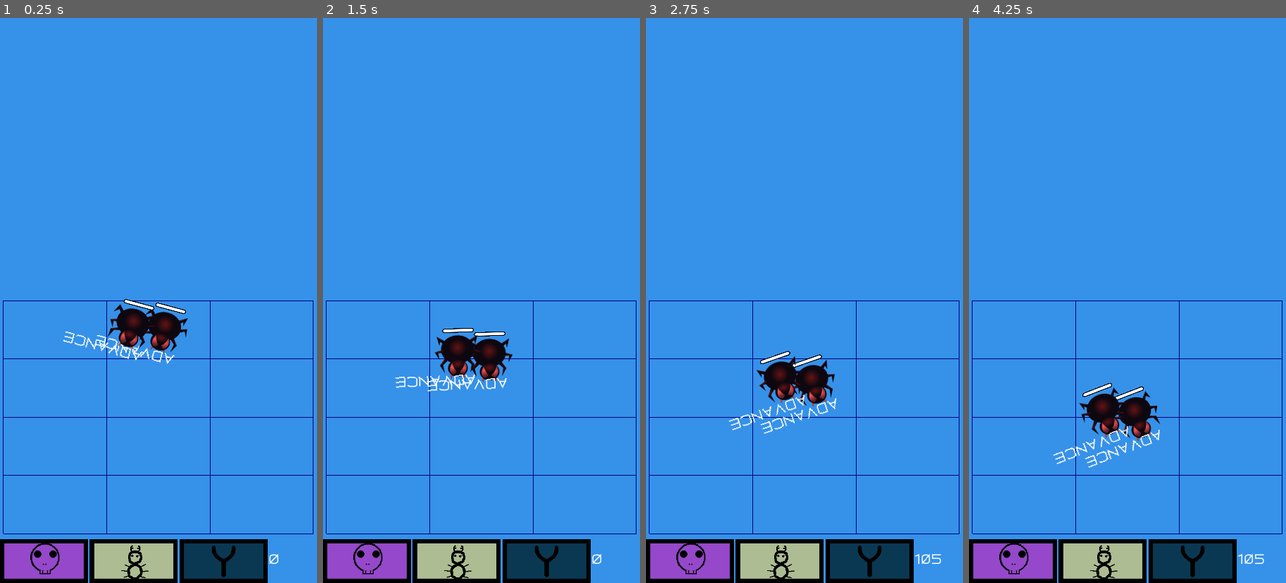
Above: before the commit, frames 1-4 (left to right).
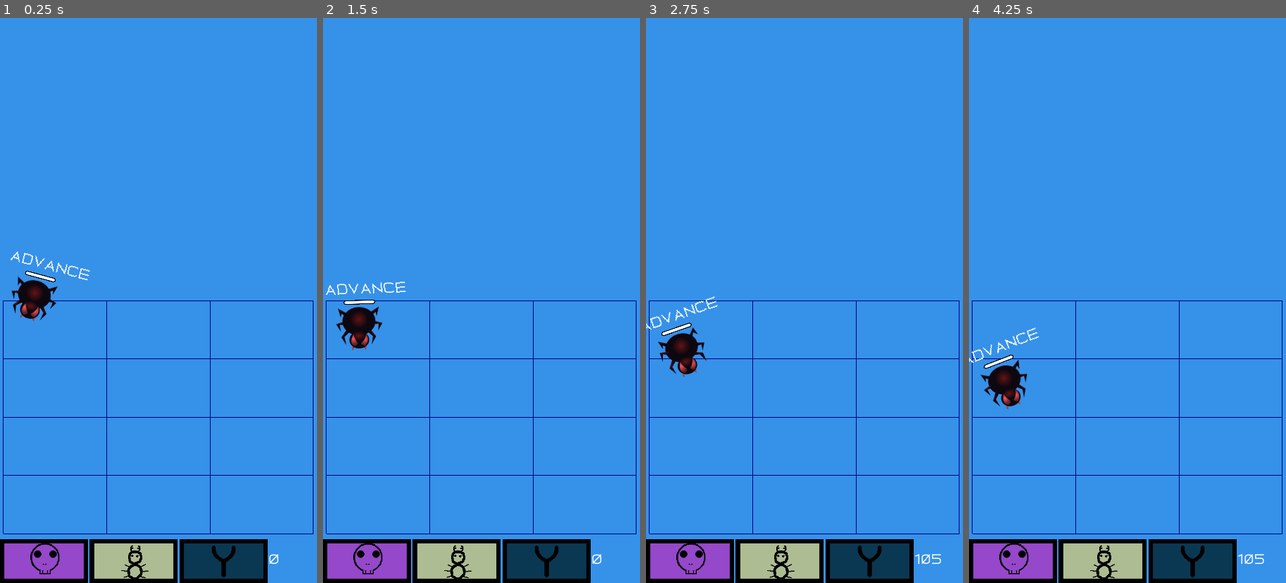
Above: after the commit, the same moments.

Repository: algch/Pest-Control
Game: Godot game, scene res://game_modes/Waves.tscn
The game is run twice, just before and just after one commit, with the same random seed, the same clock (stepped at 60 frames per second) and the same inputs.
Inputs (mouse positions are in pixels of both pictures, inside the frame that each line leads up to):
- Up to frame 1 (0.25 s): no input
- Up to frame 2 (1.5 s): click (548, 560) at 0.52 s; click (548, 560) at 1.27 s
- Up to frame 3 (2.75 s): click (690, 560) at 2 s
- Up to frame 4 (4.25 s): click (1102, 560) at 2.75 s; click (1013, 560) at 3.5 s

The runs differ from the first frame. In frame 1, 2.6% of the frame differs, in the area x 3-60%, y 41-62%; in frame 2, 2.7%, in the area x 0-60%, y 46-67%; in frame 3, 2.7%; in frame 4, 2.7%.

Commit message:
removed all old slingshot stuff

Diff:
--- a/draggable_items/ItemHandler.gd
+++ b/draggable_items/ItemHandler.gd
@@ -3,7 +3,7 @@
 
 signal money_changed(value)
 
-var slingshot_class = preload("res://draggable_items/slingshot/Slingshot.tscn")
+var frog_class = preload("res://draggable_items/frog/Frog.tscn")
 var poison_class = preload("res://draggable_items/poison/Poison.tscn")
 var ant_class = preload("res://draggable_items/ant/Ant.tscn")
 
@@ -56,11 +56,11 @@
 
 func instance_item_by_name(item_name):
 	match item_name:
-		"slingshot":
-			var slingshot = slingshot_class.instance()
-			slingshot.connect("shoot", self, "on_Slingshot_shoot")
-			slingshot.connect("destroyed", self, "_on_item_destroyed")
-			return slingshot
+		"frog":
+			var frog = frog_class.instance()
+			frog.connect("shoot", self, "on_Frog_shoot")
+			frog.connect("destroyed", self, "_on_item_destroyed")
+			return frog
 		"poison":
 			var poison = poison_class.instance()
 			poison.connect("destroyed", self, "_on_item_destroyed")
@@ -119,7 +119,7 @@
 	found_cell.is_free = false
 	$Items.add_child(item)
 
-func on_Slingshot_shoot(projectile):
+func on_Frog_shoot(projectile):
 	projectile.connect("exploded", self, "_on_Projectile_exploded")
 	$Projectiles.add_child(projectile)
 
--- a/draggable_items/slingshot/Explosion.tscn
+++ b/draggable_items/frog/Explosion.tscn
@@ -1,14 +1,14 @@
 [gd_scene load_steps=3 format=2]
 
-[ext_resource path="res://draggable_items/slingshot/Explosion.gd" type="Script" id=1]
-[ext_resource path="res://draggable_items/slingshot/materials/fire.tres" type="Material" id=2]
+[ext_resource path="res://draggable_items/frog/materials/fire.tres" type="Material" id=1]
+[ext_resource path="res://draggable_items/frog/Explosion.gd" type="Script" id=2]
 
 [node name="Explosion" type="Particles2D"]
 amount = 100
 lifetime = 0.5
 explosiveness = 0.85
-process_material = ExtResource( 2 )
-script = ExtResource( 1 )
+process_material = ExtResource( 1 )
+script = ExtResource( 2 )
 
 [node name="Timer" type="Timer" parent="."]
 wait_time = 0.5
--- a/draggable_items/slingshot/Slingshot.gd
+++ b/draggable_items/frog/Frog.gd
@@ -15,7 +15,7 @@
 var shoot_range = 220.0
 var action_thereshold = 10.0
 
-class_name Slingshot
+class_name Frog
 
 enum STATE {
 	IDLE,
--- a/draggable_items/slingshot/Slingshot.tscn
+++ b/draggable_items/frog/Frog.tscn
@@ -1,28 +1,28 @@
 [gd_scene load_steps=7 format=2]
 
-[ext_resource path="res://draggable_items/slingshot/Slingshot.gd" type="Script" id=1]
-[ext_resource path="res://draggable_items/sprites/health_bar_progress.png" type="Texture" id=3]
-[ext_resource path="res://draggable_items/sprites/health_bar_under.png" type="Texture" id=4]
-[ext_resource path="res://draggable_items/slingshot/sprites/slingshot.png" type="Texture" id=5]
+[ext_resource path="res://draggable_items/sprites/health_bar_progress.png" type="Texture" id=1]
+[ext_resource path="res://draggable_items/sprites/health_bar_under.png" type="Texture" id=2]
+[ext_resource path="res://draggable_items/frog/Frog.gd" type="Script" id=3]
+[ext_resource path="res://draggable_items/frog/sprites/frog.png" type="Texture" id=4]
 
 [sub_resource type="CircleShape2D" id=1]
-radius = 36.0
+radius = 54.0
 
-[sub_resource type="CircleShape2D" id=3]
-radius = 36.0
+[sub_resource type="CircleShape2D" id=2]
+radius = 54.0
 
-[node name="Slingshot" type="StaticBody2D" groups=[
-"slingshots",
-]]
+[node name="Frog" type="StaticBody2D"]
 input_pickable = true
 collision_mask = 2
-script = ExtResource( 1 )
+script = ExtResource( 3 )
+
+[node name="Sprite" type="Sprite" parent="."]
+position = Vector2( 16, -8 )
+rotation = 0.0770574
+texture = ExtResource( 4 )
 
 [node name="CollisionShape2D" type="CollisionShape2D" parent="."]
 shape = SubResource( 1 )
-
-[node name="Sprite" type="Sprite" parent="."]
-texture = ExtResource( 5 )
 
 [node name="HealthBar" type="TextureProgress" parent="."]
 margin_left = -32.0
@@ -51,8 +51,8 @@
 [node name="Tween" type="Tween" parent="."]
 
 [node name="SelectorButton" type="TouchScreenButton" parent="."]
-position = Vector2( -36, -36 )
-shape = SubResource( 3 )
+position = Vector2( -54, -54 )
+shape = SubResource( 2 )
 
 [node name="CooldownTimer" type="Timer" parent="."]
 wait_time = 3.0
--- a/draggable_items/slingshot/Projectile.gd
+++ b/draggable_items/frog/Projectile.gd
@@ -1,7 +1,7 @@
 extends KinematicBody2D
 
 
-var explosion_class = preload("res://draggable_items/slingshot/Explosion.tscn")
+var explosion_class = preload("res://draggable_items/frog/Explosion.tscn")
 
 var direction = Vector2.UP
 var speed = 1500.0
--- a/draggable_items/slingshot/Projectile.tscn
+++ b/draggable_items/frog/Projectile.tscn
@@ -1,7 +1,7 @@
 [gd_scene load_steps=4 format=2]
 
-[ext_resource path="res://draggable_items/slingshot/sprites/projectile.png" type="Texture" id=1]
-[ext_resource path="res://draggable_items/slingshot/Projectile.gd" type="Script" id=2]
+[ext_resource path="res://draggable_items/frog/sprites/projectile.png" type="Texture" id=1]
+[ext_resource path="res://draggable_items/frog/Projectile.gd" type="Script" id=2]
 
 [sub_resource type="CircleShape2D" id=1]
 
--- a/enemies/spider/Spider.tscn
+++ b/enemies/spider/Spider.tscn
@@ -82,7 +82,7 @@
 rotation = -1.5708
 frames = SubResource( 1 )
 animation = "walk"
-frame = 3
+frame = 10
 playing = true
 
 [node name="CollisionShape2D" type="CollisionShape2D" parent="."]
@@ -100,21 +100,14 @@
 "_edit_use_anchors_": false
 }
 
-[node name="ObjectiveChecker" type="RayCast2D" parent="."]
-position = Vector2( 32, 0 )
-enabled = true
-cast_to = Vector2( 70, 0 )
-
-[node name="ObjectiveCheckTimer" type="Timer" parent="."]
-wait_time = 0.5
-autostart = true
-
 [node name="AttackTimer" type="Timer" parent="."]
 
 [node name="DetectionArea" type="Area2D" parent="."]
+position = Vector2( 56, 0 )
 
 [node name="CollisionPolygon2D" type="CollisionPolygon2D" parent="DetectionArea"]
-polygon = PoolVector2Array( 0, 0, 0, -40, 64, -48, 88, -32, 96, 0, 88, 32, 64, 48, 0, 40 )
+position = Vector2( -24, 0 )
+polygon = PoolVector2Array( 24, -32, 64, -56, 104, -32, 112, 0, 104, 32, 64, 56, 24, 32 )
 
 [node name="AttackArea" type="Area2D" parent="."]
 position = Vector2( 72, 0 )
@@ -123,16 +116,15 @@
 shape = SubResource( 5 )
 
 [node name="Label" type="Label" parent="."]
-margin_left = 88.0
-margin_top = -40.0
-margin_right = 219.0
-margin_bottom = -10.0
-rect_rotation = 90.0
+margin_left = -80.0
+margin_top = 72.0
+margin_right = 111.0
+margin_bottom = 102.0
+rect_rotation = -90.0
 custom_fonts/font = SubResource( 4 )
 text = "ADVANCE"
 __meta__ = {
 "_edit_use_anchors_": false
 }
-[connection signal="timeout" from="ObjectiveCheckTimer" to="." method="_on_ObjectiveCheckTimer_timeout"]
 [connection signal="timeout" from="AttackTimer" to="." method="_on_AttackTimer_timeout"]
 [connection signal="body_entered" from="DetectionArea" to="." method="_on_DetectionArea_body_entered"]
--- a/entities/WalkingCharacter.gd
+++ b/entities/WalkingCharacter.gd
@@ -108,7 +108,8 @@
 		return
 
 	var dir_angle = self.direction.angle()
-	if dir_angle <= dir_to_objective.angle() - deg2rad(10):
+	var dir_to_objective_angle = dir_to_objective.angle()
+	if dir_angle <= dir_to_objective_angle:
 		self.direction = self.direction.rotated(abs(rotation_delta))
 	else:
 		self.direction = self.direction.rotated(-abs(rotation_delta))
--- a/game_modes/Waves.tscn
+++ b/game_modes/Waves.tscn
@@ -26,11 +26,8 @@
 
 [node name="Gui" parent="." instance=ExtResource( 1 )]
 
-[node name="Spider" parent="." instance=ExtResource( 5 )]
-position = Vector2( 376, 680 )
-
 [node name="Spider2" parent="." instance=ExtResource( 5 )]
-position = Vector2( 304, 672 )
+position = Vector2( 80, 608 )
 
 [node name="Sprite" type="Sprite" parent="."]
 
--- a/gui/Gui.tscn
+++ b/gui/Gui.tscn
@@ -1,6 +1,6 @@
 [gd_scene load_steps=8 format=2]
 
-[ext_resource path="res://gui/sprites/slingshot_button.png" type="Texture" id=1]
+[ext_resource path="res://gui/sprites/frog_button.png" type="Texture" id=1]
 [ext_resource path="res://gui/GuiController.gd" type="Script" id=2]
 [ext_resource path="res://gui/sprites/ant.png" type="Texture" id=3]
 [ext_resource path="res://gui/sprites/poison_button.png" type="Texture" id=4]
@@ -43,7 +43,7 @@
 margin_bottom = 100.0
 texture_normal = ExtResource( 3 )
 
-[node name="SlingshotButton" type="TextureButton" parent="GuiController/HBoxContainer"]
+[node name="FrogButton" type="TextureButton" parent="GuiController/HBoxContainer"]
 margin_left = 408.0
 margin_right = 608.0
 margin_bottom = 100.0
@@ -60,5 +60,5 @@
 [connection signal="button_up" from="GuiController/HBoxContainer/PoisonButton" to="GuiController" method="_clear_state"]
 [connection signal="button_down" from="GuiController/HBoxContainer/AntButton" to="GuiController" method="_on_AntButton_button_down"]
 [connection signal="button_up" from="GuiController/HBoxContainer/AntButton" to="GuiController" method="_clear_state"]
-[connection signal="button_down" from="GuiController/HBoxContainer/SlingshotButton" to="GuiController" method="_on_SlingshotButton_button_down"]
-[connection signal="button_up" from="GuiController/HBoxContainer/SlingshotButton" to="GuiController" method="_clear_state"]
+[connection signal="button_down" from="GuiController/HBoxContainer/FrogButton" to="GuiController" method="_on_FrogButton_button_down"]
+[connection signal="button_up" from="GuiController/HBoxContainer/FrogButton" to="GuiController" method="_clear_state"]
--- a/gui/GuiController.gd
+++ b/gui/GuiController.gd
@@ -2,7 +2,7 @@
 
 
 var poison_sprite = load("res://draggable_items/poison/sprites/poison.png")
-var slingshot_sprite = load("res://draggable_items/slingshot/sprites/slingshot.png")
+var frog_sprite = load("res://draggable_items/frog/sprites/frog.png")
 var ant_sprite = load("res://draggable_items/ant/sprites/ant.png")
 
 var is_dragging = false
@@ -19,10 +19,10 @@
 	drag_item_name = "poison"
 	Gui.item_dragging_started(poison_sprite, 30)
 
-func _on_SlingshotButton_button_down():
+func _on_FrogButton_button_down():
 	is_dragging = true
-	drag_item_name = "slingshot"
-	Gui.item_dragging_started(slingshot_sprite, 15)
+	drag_item_name = "frog"
+	Gui.item_dragging_started(frog_sprite, 15)
 
 func _on_AntButton_button_down():
 	is_dragging = true
--- a/project.godot
+++ b/project.godot
@@ -15,19 +15,19 @@
 "path": "res://draggable_items/ant/Ant.gd"
 }, {
 "base": "StaticBody2D",
+"class": "Frog",
+"language": "GDScript",
+"path": "res://draggable_items/frog/Frog.gd"
+}, {
+"base": "StaticBody2D",
 "class": "Poison",
 "language": "GDScript",
 "path": "res://draggable_items/poison/Poison.gd"
-}, {
-"base": "StaticBody2D",
-"class": "Slingshot",
-"language": "GDScript",
-"path": "res://draggable_items/slingshot/Slingshot.gd"
 } ]
 _global_script_class_icons={
 "Ant": "",
-"Poison": "",
-"Slingshot": ""
+"Frog": "",
+"Poison": ""
 }
 
 [application]
Renamed: draggable_items/slingshot/Explosion.gd -> draggable_items/frog/Explosion.gd
Not shown: 2 places in draggable_items/frog/Frog.tscn that only renumber resources
Renamed: draggable_items/slingshot/materials/fire.tres -> draggable_items/frog/materials/fire.tres
Renamed: draggable_items/slingshot/sprites/slingshot.png -> draggable_items/frog/sprites/frog.png
Renamed: draggable_items/slingshot/sprites/projectile.png -> draggable_items/frog/sprites/projectile.png
Renamed: gui/sprites/slingshot_button.png -> gui/sprites/frog_button.png
